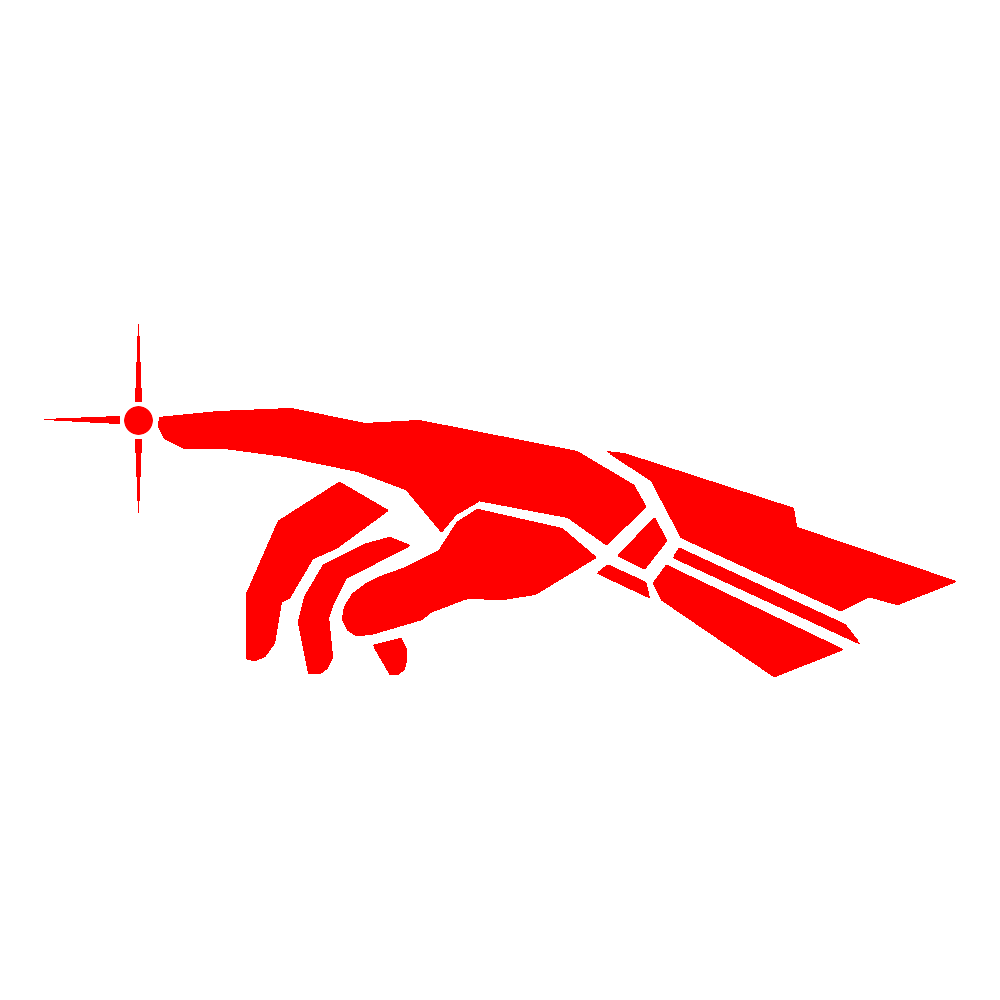
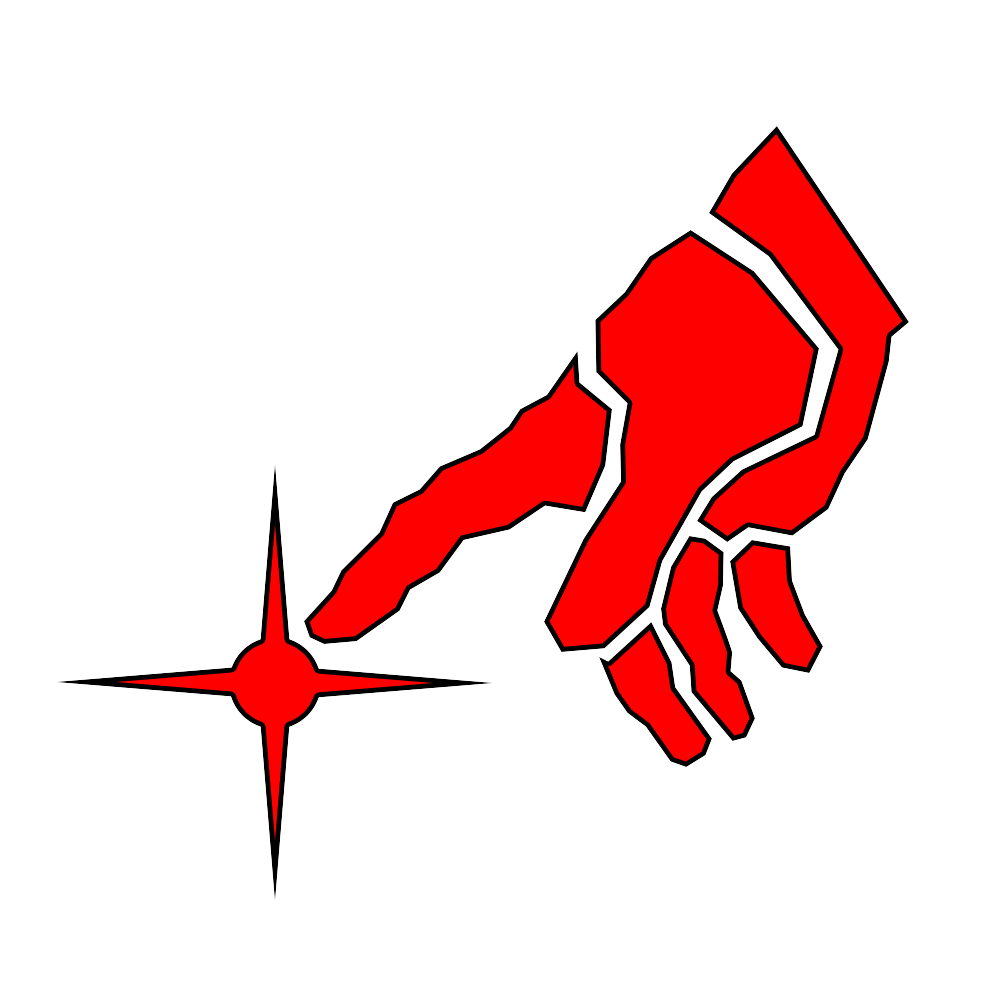
Layer changes from the first (1000, 1000) image to the second:
removed layer "front" over [44, 324, 956, 677]
added group "final" with 13 layers above "refs" over [55, 126, 909, 901]
added group "star" with 5 layers in group "final" over [56, 463, 494, 901]
added layer "Triangle 1 copy 2" in group "star" over [311, 668, 493, 698]
added layer "Triangle 1 copy" in group "star" over [56, 667, 238, 697]
added layer "Triangle 1" (1st of 2, in "final" › "star") in group "star" over [260, 719, 290, 901]
added layer "Triangle 1" (2nd of 2, in "final" › "star") in group "star" over [260, 464, 290, 646]
added layer "Ellipse 1" in group "star" over [229, 637, 321, 729]
added group "hand" with 6 layers in group "final" over [304, 126, 909, 767]
added layer "Shape 6" in group "hand" over [697, 126, 909, 542]
added layer "Shape 5" in group "hand" over [730, 540, 823, 673]
added layer "Shape 4" in group "hand" over [661, 536, 755, 741]
added layer "Shape 3" in group "hand" over [599, 622, 712, 767]
added layer "Shape 2" in group "hand" over [304, 351, 612, 644]
added layer "Shape 1" in group "hand" over [544, 230, 819, 652]
added group "refs" with 2 layers above "circle" over [44, 126, 956, 901]